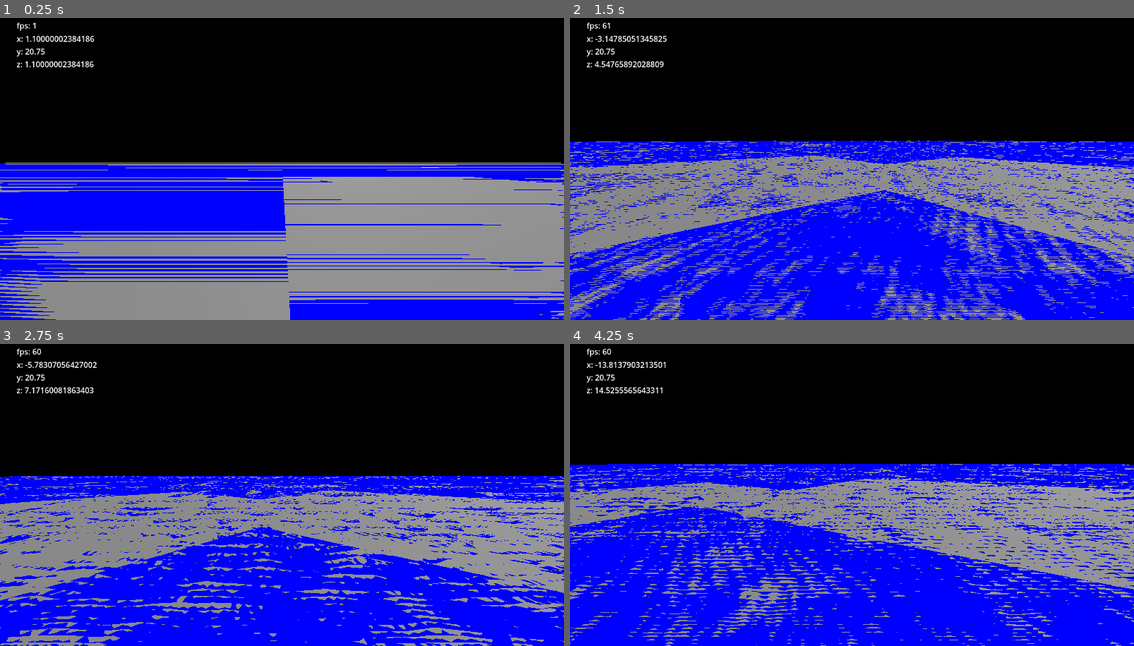
Above: before the commit, frames 1-4 (two rows, left to right).
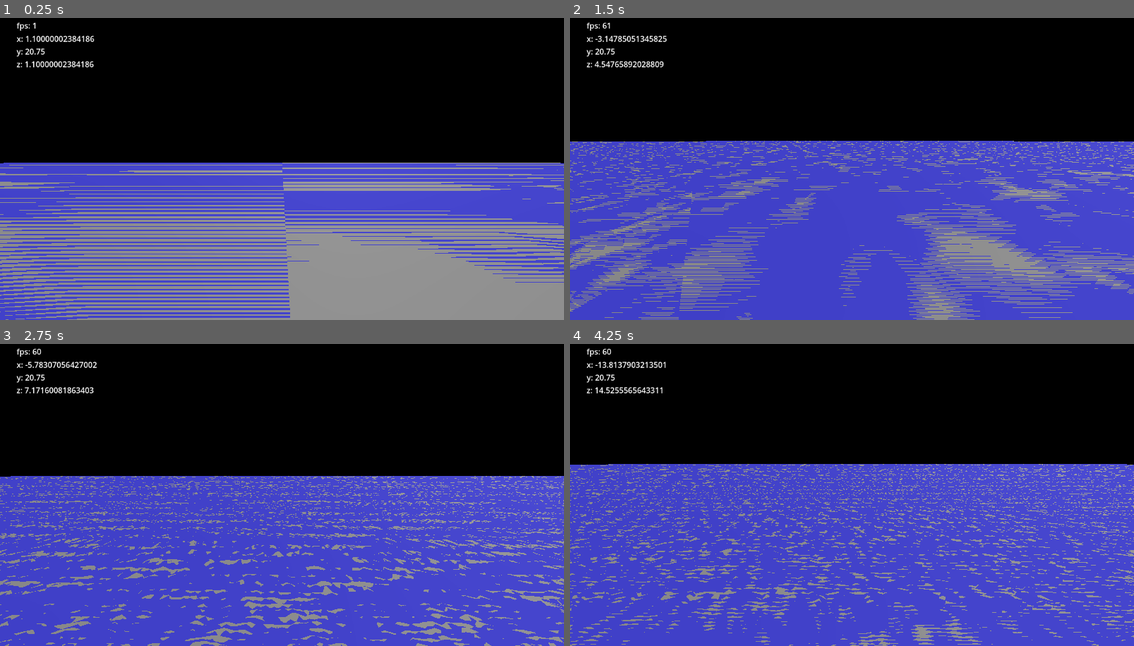
Above: after the commit, the same moments.

Repository: jmdejong/s5
Game: Godot game, scene res://scenes/world.tscn
Two runs of this game, one before a commit and one after it. Both use one fixed random seed, a clock stepped at 60 frames per second and the inputs below.
Inputs (mouse positions are in pixels of both pictures, inside the frame that each line leads up to):
- Up to frame 1 (0.25 s): no input
- Up to frame 2 (1.5 s): move the mouse to (976, 144) at 0.52 s; hold D (right) 0.53-1.28 s; click (976, 144) at 0.6 s; move the mouse to (823, 162) at 1.27 s; hold W (forwards) from 1.28 s (still down); tap Shift (sprint) at 1.35 s
- Up to frame 3 (2.75 s): keep holding W (forwards); move the mouse to (293, 482) at 2.02 s; click (293, 482) at 2.1 s
- Up to frame 4 (4.25 s): keep holding W (forwards); move the mouse to (846, 491) at 2.77 s; tap Shift (sprint) at 2.85 s; move the mouse to (891, 491) at 3.52 s; click (891, 491) at 3.6 s

The runs differ from the first frame. In frame 1, 33% of the frame differs, in the area x 0-100%, y 47-100%; in frame 2, 55%; in frame 3, 53%; in frame 4, 58%, in the area x 0-100%, y 39-100%.

Commit message:
collision heightmaps

Diff:
--- a/scenes/tree_chunk.tscn
+++ b/scenes/tree_chunk.tscn
@@ -1,55 +1,63 @@
-[gd_scene load_steps=10 format=3 uid="uid://cm4xk168u8rq5"]
+[gd_scene load_steps=11 format=3 uid="uid://cm4xk168u8rq5"]
 
 [ext_resource type="Script" path="res://scripts/tree_chunk.gd" id="1_s5p0d"]
 [ext_resource type="Shader" path="res://shaders/chunk.gdshader" id="2_whork"]
 [ext_resource type="Shader" path="res://shaders/meshterrain.gdshader" id="3_dtpd5"]
 
-[sub_resource type="ShaderMaterial" id="ShaderMaterial_n0e7p"]
+[sub_resource type="ShaderMaterial" id="ShaderMaterial_2ppt7"]
 render_priority = 0
 shader = ExtResource("2_whork")
 
-[sub_resource type="ImageTexture" id="ImageTexture_woeo5"]
+[sub_resource type="ImageTexture" id="ImageTexture_vmmim"]
 
-[sub_resource type="ShaderMaterial" id="ShaderMaterial_plgfh"]
+[sub_resource type="ShaderMaterial" id="ShaderMaterial_6b2ej"]
 resource_local_to_scene = true
 render_priority = 0
 shader = ExtResource("3_dtpd5")
 shader_parameter/area_min = null
 shader_parameter/area_size = null
 shader_parameter/texture_size = null
-shader_parameter/noise = SubResource("ImageTexture_woeo5")
+shader_parameter/noise = SubResource("ImageTexture_vmmim")
 
-[sub_resource type="PlaneMesh" id="PlaneMesh_r5w0t"]
+[sub_resource type="PlaneMesh" id="PlaneMesh_7kgph"]
 resource_local_to_scene = true
-material = SubResource("ShaderMaterial_plgfh")
+material = SubResource("ShaderMaterial_6b2ej")
 size = Vector2(1, 1)
 subdivide_width = 63
 subdivide_depth = 63
 
-[sub_resource type="StandardMaterial3D" id="StandardMaterial3D_oecmr"]
+[sub_resource type="StandardMaterial3D" id="StandardMaterial3D_lhtvl"]
+transparency = 1
 diffuse_mode = 3
 specular_mode = 1
-albedo_color = Color(0, 0, 1, 1)
+albedo_color = Color(0, 0, 1, 0.533333)
 roughness = 0.5
 
-[sub_resource type="QuadMesh" id="QuadMesh_yhtmk"]
-material = SubResource("StandardMaterial3D_oecmr")
-subdivide_width = 7
-subdivide_depth = 7
+[sub_resource type="QuadMesh" id="QuadMesh_giawa"]
+material = SubResource("StandardMaterial3D_lhtvl")
+subdivide_width = 15
+subdivide_depth = 15
 orientation = 1
+
+[sub_resource type="HeightMapShape3D" id="HeightMapShape3D_f4vc8"]
 
 [node name="TreeChunk" type="Node3D"]
 script = ExtResource("1_s5p0d")
 shader = ExtResource("3_dtpd5")
 
 [node name="GroundMesh" type="MeshInstance3D" parent="."]
-material_override = SubResource("ShaderMaterial_n0e7p")
+material_override = SubResource("ShaderMaterial_2ppt7")
 
 [node name="TerrainMesh" type="MeshInstance3D" parent="."]
-mesh = SubResource("PlaneMesh_r5w0t")
+mesh = SubResource("PlaneMesh_7kgph")
 
 [node name="WaterMesh" type="MeshInstance3D" parent="."]
 cast_shadow = 0
-mesh = SubResource("QuadMesh_yhtmk")
+mesh = SubResource("QuadMesh_giawa")
+
+[node name="Floor" type="StaticBody3D" parent="."]
+
+[node name="Height" type="CollisionShape3D" parent="Floor"]
+shape = SubResource("HeightMapShape3D_f4vc8")
 
 [connection signal="visibility_changed" from="." to="." method="_on_visibility_changed"]
--- a/scenes/world.tscn
+++ b/scenes/world.tscn
@@ -25,9 +25,9 @@
 
 [sub_resource type="ShaderMaterial" id="ShaderMaterial_i4viq"]
 shader = ExtResource("1_m30d6")
-shader_parameter/area_min = null
-shader_parameter/area_size = null
-shader_parameter/shore_offset = null
+shader_parameter/area_min = Vector3(0, -256, 0)
+shader_parameter/area_size = Vector3(2048, 1024, 2048)
+shader_parameter/shore_offset = 512.0
 
 [sub_resource type="BoxMesh" id="BoxMesh_vcpqy"]
 size = Vector3(20, 1, 20)
@@ -46,6 +46,7 @@
 
 [node name="Eyes" type="Camera3D" parent="Player/Head"]
 unique_name_in_owner = true
+current = true
 
 [node name="CollisionShape3D" type="CollisionShape3D" parent="Player"]
 shape = SubResource("CapsuleShape3D_88g5h")
@@ -65,8 +66,8 @@
 [node name="HeightMap" type="ColorRect" parent="Environment/Blueprint/HeightView"]
 material = SubResource("ShaderMaterial_i4viq")
 custom_minimum_size = Vector2(256, 256)
-offset_right = 40.0
-offset_bottom = 40.0
+offset_right = 256.0
+offset_bottom = 256.0
 
 [node name="DirectionalLight3D" type="DirectionalLight3D" parent="Environment"]
 transform = Transform3D(0.399639, -0.748608, -0.529032, 0.0828269, -0.545272, 0.834157, -0.912923, -0.37718, -0.155908, 0.0527409, 57.1212, 0.800427)
@@ -87,7 +88,10 @@
 script = ExtResource("5_6uqoj")
 
 [node name="Fps" type="Label" parent="Counters"]
-layout_mode = 2
+offset_right = 143.0
+offset_bottom = 23.0
 
 [node name="Pos" type="Label" parent="Counters"]
-layout_mode = 2
+offset_top = 27.0
+offset_right = 143.0
+offset_bottom = 50.0
--- a/scripts/blueprint.gd
+++ b/scripts/blueprint.gd
@@ -8,9 +8,10 @@
 @export var gen_gpu = true
 @export var heightmaterial: Material
 
-var base_height = -5
+var base_height = -15
 var noise = FastNoiseLite.new()
-var heightmap = null;
+var heightmap = null
+var heightmap_image
 var area;
 
 # Called when the node enters the scene tree for the first time.
@@ -29,6 +30,7 @@
 	$HeightView/HeightMap.material.set_shader_parameter("shore_offset", shore_offset)
 	await RenderingServer.frame_post_draw
 	heightmap = $HeightView.get_texture()
+	heightmap_image = heightmap.get_image()
 	# heightmaterial = ShaderMaterial.new()
 	# heightmaterial.shader = groundshader
 	heightmaterial.set_shader_parameter("noise", heightmap)
@@ -36,18 +38,33 @@
 	heightmaterial.set_shader_parameter("area_size", aabb.size)
 
 
-func height_at(x, y):
-	var n = noise.get_noise_2d(x/5, y/5)
-	var h = ((n+0.2)**5+ n/3 + 0.15) * 100
-	var shore = shore_factor(Vector2(x, y))
-	return h * shore + base_height * (1-shore)
-
+func height_at(p):
+	if gen_gpu:
+		if not area.has_point(p):
+			return base_height
+		var cc = (p - area.position) * resolution
+		var ch = heightmap_image.get_pixel(int(cc.x), int(cc.y))
+		return (ch.r + ch.g/255) * aabb.size.y + aabb.position.y
+	else:
+		var n = noise.get_noise_2d(p.x/5, p.y/5)
+		var h = ((n+0.2)**5+ n/3 + 0.15) * 100
+		var shore = shore_factor(p)
+		return h * shore + base_height * (1-shore)
 
 
 func shore_factor(p):
 	var r = 1.0
 	for d in [p.x - aabb.position.x, p.y - aabb.position.z, aabb.end.x - p.x, aabb.end.z - p.y]:
-		var distance = clamp(d / shore_offset, 0.0, 1.0)
-		var factor = -(distance-1)**2 + 1#sin(distance*PI/2.0)
+		var dd = clamp(d / shore_offset, 0.0, 1.0) - 1
+		var factor = 1 - dd * dd #sin(distance*PI/2.0)
 		r *= factor
 	return r
+
+func calc_shore(dist):
+	var d = clamp(dist / shore_offset, 0.0, 1.0) - 1.0
+	return 1.0 - d * d
+
+func shore_factor2(pos):
+	var startdist = pos - area.position;
+	var enddist = area.end - pos;
+	return calc_shore(startdist.x) * calc_shore(startdist.y) * calc_shore(enddist.x) * calc_shore(enddist.y)
--- a/scripts/environment.gd
+++ b/scripts/environment.gd
@@ -2,7 +2,6 @@
 
 const TreeChunk = preload("res://scenes/tree_chunk.tscn")
 var root_chunk
-var min_size = 64
 @export var max_render_distance = 1024
 
 func set_viewpoint(viewpoint2):
@@ -18,7 +17,7 @@
 	if $Blueprint.heightmap == null and $Blueprint.gen_gpu:
 		return
 	if root_chunk == null:
-		root_chunk = add_tree_chunk(Vector2(0, 0), 8192, 0)
+		root_chunk = add_tree_chunk(Vector2(0, 0), 8192)
 	var branch_chunks = [root_chunk]
 	var to_render = []
 	var splits = 0
@@ -30,7 +29,7 @@
 			chunk.children = []
 			for o in [Vector2(1, 1), Vector2(-1, -1), Vector2(-1, 1), Vector2(1, -1)]:
 				chunk.children.append(
-					add_tree_chunk(Vector2(chunk.position.x, chunk.position.z) - o * new_size / 2, new_size, chunk.depth + 1)
+					add_tree_chunk(Vector2(chunk.position.x, chunk.position.z) - o * new_size / 2, new_size)
 				)
 		elif should_unsplit(chunk, viewpoint2):
 			chunk.prune()
@@ -40,20 +39,19 @@
 			chunk.visible = false
 			branch_chunks.append_array(chunk.children)
 
-func add_tree_chunk(pos, size, depth):
+func add_tree_chunk(pos, size):
 	var chunk = TreeChunk.instantiate()
 	chunk.position.x = pos.x
 	chunk.position.z = pos.y
 	chunk.size = size
 	chunk.blueprint = $Blueprint
-	chunk.depth = depth
 	chunk.render()
 	add_child(chunk)
 	return chunk
 
 
 func should_split(chunk, viewpoint2):
-	return chunk.distance_to_edge(viewpoint2) < chunk.size / 2 and chunk.size > min_size
+	return chunk.distance_to_edge(viewpoint2) < chunk.size * 2 and chunk.size > chunk.ntiles / $Blueprint.resolution
 
 func should_unsplit(chunk, viewpoint2):
-	return chunk.distance_to_edge(viewpoint2) > chunk.size * 2
+	return chunk.distance_to_edge(viewpoint2) > chunk.size * 4
--- a/scripts/tree_chunk.gd
+++ b/scripts/tree_chunk.gd
@@ -1,15 +1,21 @@
 extends Node3D
 
-var size;
-var depth;
+var size
 var blueprint;
 var children = null
-const tiles = Vector2(64, 64)
+
+const ntiles = 32
 @export var shader: Shader
 var is_rendered = false
+const decode_scale = 255
+const decode_total = 255 * 255
+var mutex
 
 func render():
+	mutex = Mutex.new()
 	var size2 = Vector2(size, size)
+	var area = Rect2(Vector2(position.x, position.z) - size2 / 2, size2)
+	var tile_size = Vector2(size / ntiles, size / ntiles)
 	$WaterMesh.scale = Vector3(size, 1, size)
 	$TerrainMesh.scale = Vector3(size, 1, size)
 
@@ -24,15 +30,39 @@
 				Vector3(-0.5, blueprint.aabb.position.y, -0.5),
 				Vector3(1, blueprint.aabb.size.y, 1)
 		)
+		$TerrainMesh.mesh.subdivide_width = ntiles
+		$TerrainMesh.mesh.subdivide_depth = ntiles
+
+		if size == ntiles:
+			var fs = HeightMapShape3D.new()
+			fs.map_width = ntiles+1
+			fs.map_depth = ntiles+1
+			var p = position - blueprint.aabb.position
+			var region = Rect2i(p.x - ntiles / 2, p.z - ntiles / 2, ntiles, ntiles)
+			#var im = blueprint.heightmap_image.get_region(region)
+			#var rawdata = im.get_data()
+			var heightdata = PackedFloat32Array()
+			heightdata.resize((ntiles + 1) * (ntiles + 1))
+			var i = 0
+			for yi in range(0, ntiles+1):
+				for xi in range(0, ntiles+1):
+					var x = xi * tile_size.x - size / 2 + position.x
+					var y = yi * tile_size.y - size / 2 + position.z
+					var h = blueprint.height_at(Vector2(x, y))#float(rawdata.decode_u8(i*4) * decode_scale + rawdata.decode_u8(i*4+1)) / decode_total
+					# var h = (ch.r + ch.g/255) * blueprint.aabb.size.y + blueprint.aabb.position.y
+					heightdata[i] = h
+					i += 1
+			fs.map_data = heightdata
+			$Floor/Height.shape = fs
+			$Floor/Height.position = Vector3(0.5, 0, 0.5)
+
 		is_rendered = true
 	else:
 		$GroundMesh.visible = true
 		$TerrainMesh.visible = false
 
-		var area = Rect2(Vector2(position.x, position.z) - size2 / 2, size2)
 		if not area.intersects(blueprint.area):
 			return
-		var tile_size = Vector2(size / tiles.x, size / tiles.y)
 
 		var surface_array = []
 		surface_array.resize(Mesh.ARRAY_MAX)
@@ -41,9 +71,9 @@
 		var normals = PackedVector3Array()
 		var indices = PackedInt32Array()
 
-		var width = tiles.x + 1
-		for xi in range(0, tiles.x + 1):
-			for yi in range(0, tiles.y + 1):
+		var width = ntiles + 1
+		for xi in range(0, ntiles + 1):
+			for yi in range(0, ntiles + 1):
 				var x = xi * tile_size.x - size / 2
 				var y = yi * tile_size.y - size / 2
 				var pos = vert_at(x, y)
@@ -51,8 +81,8 @@
 				verts.append(pos)
 				normals.append(normal)
 				uvs.append(Vector2(0, 0))
-		for x in range(0, tiles.x):
-			for y in range(0, tiles.y):
+		for x in range(0, ntiles):
+			for y in range(0, ntiles):
 				var idx = x + width * y
 				indices.append(idx)
 				indices.append(idx + width)
@@ -81,7 +111,7 @@
 
 func vert_at(x, y):
 	# return Vector3(x, 0, y)
-	return Vector3(x, blueprint.height_at(position.x + x, position.z + y), y)
+	return Vector3(x, blueprint.height_at(Vector2(position.x + x, position.z + y)), y)
 
 func distance_to_edge(pos: Vector2):
 	var center = Vector2(position.x, position.z)
--- a/shaders/heightmap.gdshader
+++ b/shaders/heightmap.gdshader
@@ -2,6 +2,7 @@
 
 
 #include "shaders/ashima_simplex.gdshaderinc"
+#include "shaders/fastnoiselite.gdshaderinc"
 
 uniform vec3 area_min;
 uniform vec3 area_size;
@@ -9,8 +10,8 @@
 
 const float base_height = -5.0;
 
-float pown(float x, float y){
-	return sign(x) * pow(abs(x), y);
+float pow5(float x){
+	return x * x * x * x * x;
 }
 
 float calc_shore(float dist) {
@@ -27,13 +28,18 @@
 float height_at(vec2 pos) {
 	//return 2.0;
 	//return 5.0 * (sin(pos.x/5.1) + sin(pos.y/5.1)) + 1.0;
+
+	fnl_state noise = fnlCreateState(1);
+
 	float n =  snoise(pos / 600.0) * 0.7
 		+ snoise(pos / 200.0) * 0.19
 		+ snoise(pos / 60.0) * 0.08
 		+ snoise(pos / 30.0) * 0.02
 		+ snoise(pos / 16.0) * 0.006;
 		+ snoise(pos / 7.0) * 0.004;
-	float h = (pown(n+0.1, 5)+ n/3.0 + 0.15) * 80.0;
+	float h = (pow5(n+0.1)+ n/3.0 + 0.15) * 80.0;
+// 	float n2 = fnlGetNoise2D(noise, pos.x/5.0, pos.y/5.0);
+// 	float h2 = (pow5(n2+0.0)+ n2/3.0 + 0.15) * 80.0;
 	float shore = shore_factor(pos);
 	return mix(base_height, h, shore);
 }
--- a/shaders/meshterrain.gdshader
+++ b/shaders/meshterrain.gdshader
@@ -38,18 +38,18 @@
 
 
 void fragment() {
-	if (p.y < 0.0) {
-		discard;
-	}
 	vec2 tex_uv = fract(p.xz / texture_size);
 // 	sampler2D tex = normals.y > 0.7 ? stone_texture : p.y < 2.0 ? sand_texture : grass_texture;
-	ALBEDO =
+	vec4 t =
 		normals.y < 0.7 ?
-			texture(stone_texture, tex_uv).xyz :
-			(p.y + snoise(p.xz * 40.0) * 0.05 + snoise(p.xz * 1.0) * 0.1 + snoise(p.xz * 0.05) * 0.4 < 1.5 ?
-				texture(sand_texture, tex_uv).xyz :
-				texture(grass_texture, tex_uv).xyz
+			texture(stone_texture, tex_uv) :
+			(p.y + snoise(p.xz * 20.0) * 0.02 + snoise(p.xz * 1.0) * 0.1 + snoise(p.xz * 0.05) * 0.4 < 1.5 ?
+				texture(sand_texture, tex_uv) :
+				texture(grass_texture, tex_uv)
 			);
+	float sea_height = clamp(1.0 + p.y/4.0, 0.0, 1.0);
+	vec3 blue = vec3(sea_height, sea_height, 1.0);
+	ALBEDO = blue * t.xyz;
 // 	ALBEDO = mix(
 // 		texture(stone_texture, tex_uv).xyz,
 // 		mix(
